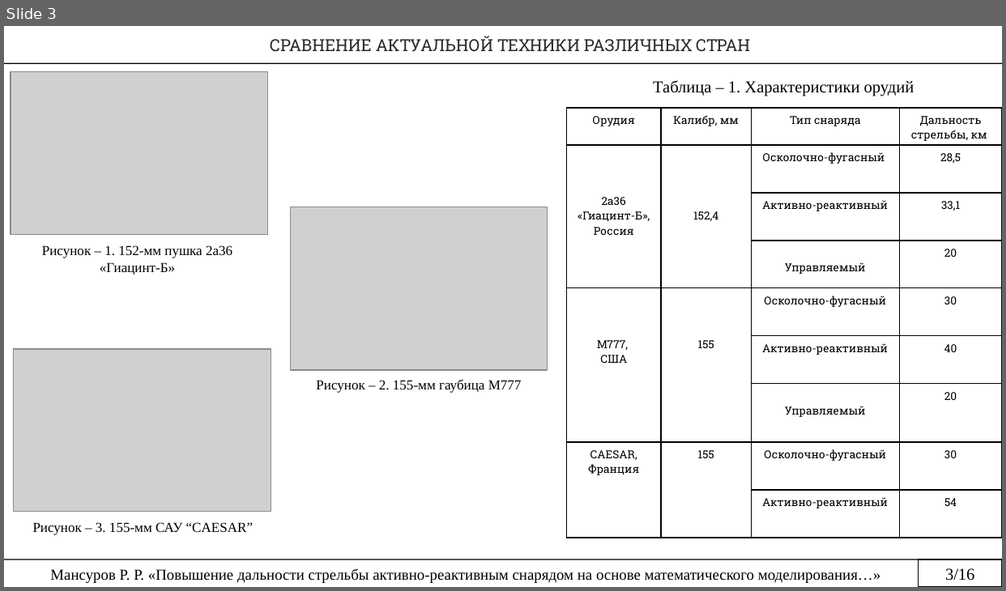
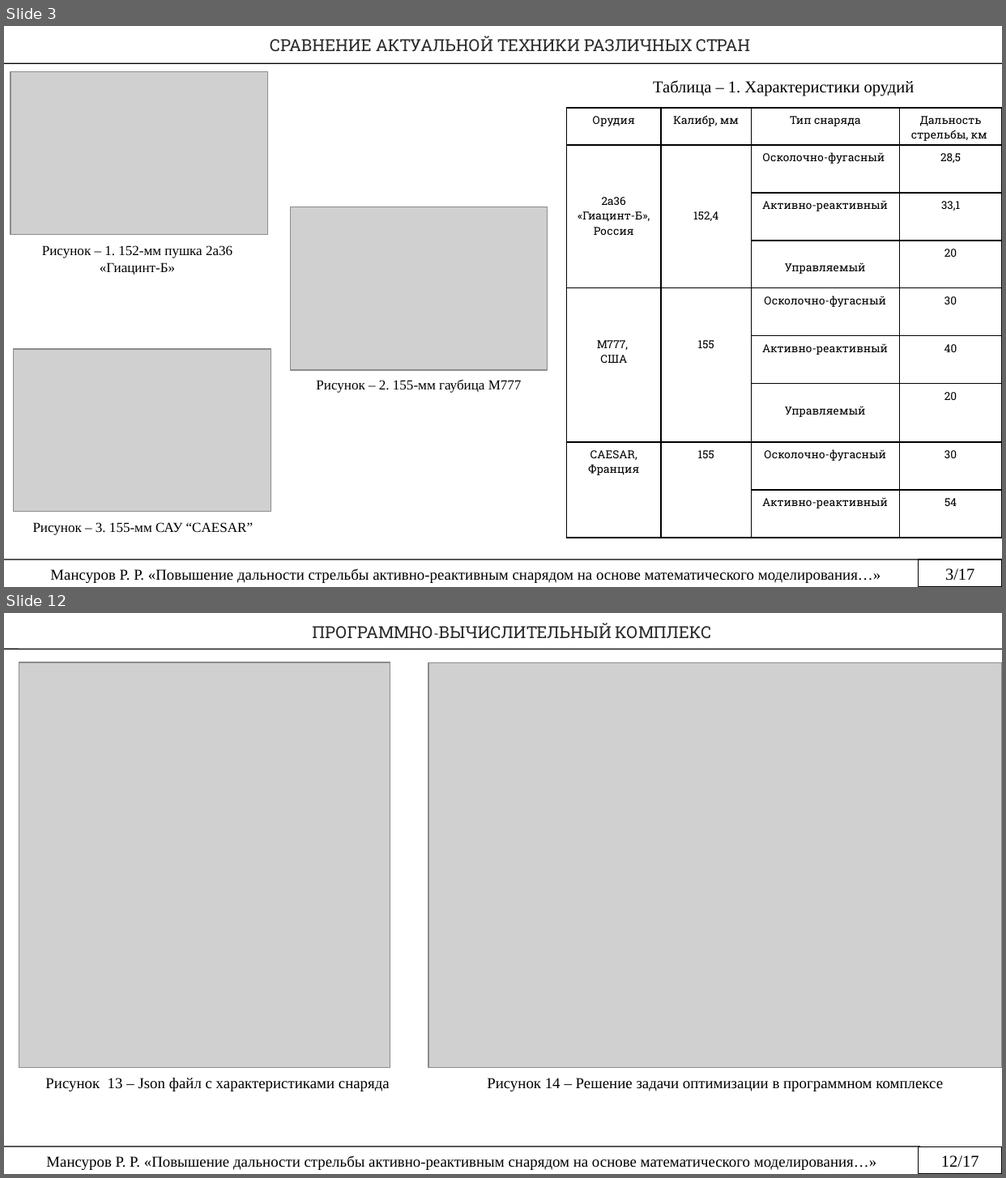
Before and after one commit to rustam-mansurov/cats, a slide deck: Мансуров Р.Р. — копия (2).pptx. Shown one above the other, each under a label of ours: slide 3 before the commit, slides 3 and 12 after it; the slides between them are not shown. The pictures are 1006x591 and 1006x1178 pixels, drawn with LibreOffice and Linux fonts; fonts in the diff are those of the drawing; grey boxes stand for pictures. Boxes give left, top, right and bottom in pixels: in the first picture for what was removed or moved away, otherwise in the second. Text is boxed around its words. In the diff, an @@ line names an element or a change of style, - is before the commit and + after.

```diff
--- a/Мансуров Р.Р. — копия (2).pptx
+++ b/Мансуров Р.Р. — копия (2).pptx
@@ slide 12 added at box(4, 613, 1002, 1174), background #FFFFFF @@
@@ text added at box(312, 623, 711, 639), 12 pt, text #292929, small capitals @@
+ПРОГРАММНО-ВЫЧИСЛИТЕЛЬНЫЙ КОМПЛЕКС
@@ line added from (4, 649) to (1002, 649), #000000 0.75 pt @@
@@ picture added at box(19, 662, 390, 1067) @@
@@ picture added at box(428, 663, 1002, 1068) @@
@@ text added at box(45, 1078, 390, 1092), 11 pt, text #000000 @@
+Рисунок 13 – Json файл с характеристиками снаряда
@@ text added at box(487, 1078, 943, 1092), 11 pt, text #000000 @@
+Рисунок 14 – Решение задачи оптимизации в программном комплексе
@@ line added from (4, 1147) to (920, 1147), #000000 0.75 pt @@
@@ rectangle added at box(918, 1147, 1002, 1174), fill #FFFFFF, outline #000000 0.74 pt @@
@@ rectangle added at box(918, 1147, 1002, 1174), outline #000000 0.75 pt, 12 pt, text #000000 @@
+12/17
@@ text added at box(46, 1156, 876, 1170), 11 pt, text #000000 @@
+Мансуров Р. Р. «Повышение дальности стрельбы активно-реактивным снарядом на основе математического моделирования…»
@@ page number at box(945, 569, 974, 581): text changed @@
-3/16
+3/17
```
Also in this commit, not shown: 13 slides changed, 1 slide removed.
